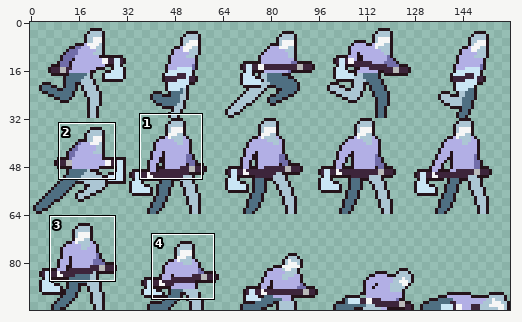
Two versions of one sprite sheet, assets/player10.png. The first picture is a wide view before the edit; the outline marks the close-up.
Close-up. Before:
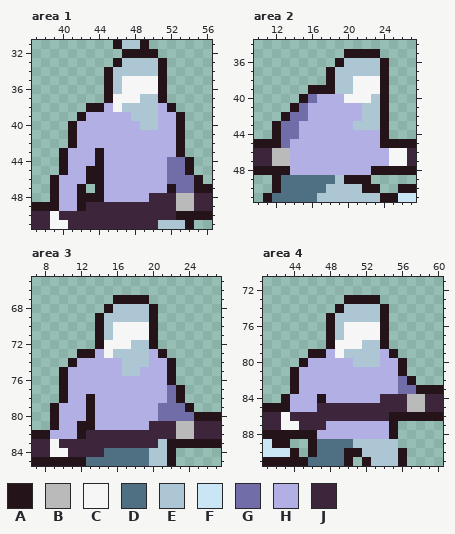
The file is 160x96 pixels. Shown: area 1: x 37..56, y 31..51; area 2: x 10..27, y 34..51; area 3: x 7..27, y 65..85; area 4: x 41..60, y 71..91. The commit also changed other parts of the picture, which this record leaves out.
Palette (. is transparent): A #25131a  B #bababa  C #f6f6f6  D #4f6f82  E #acc6d4  F #cae6f5  G #716da9  H #b2afe5  J #3d253b
The same view after the edit:
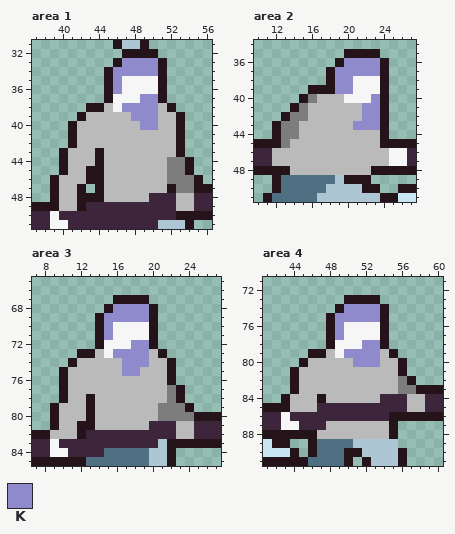
Colours new in this view: K #8e8acb
From old to new:
@@ palette @@
-G #716da9
+G #7d7d7d
--- area 1
@@ x 37..56 @@
 32 ..........AAAA......
-33 .........AEEEEA.....
-34 ........AEEEEEA.....
-35 ........AECCCCA.....
-36 ........AECCCCA.....
-37 ........ACCCEEA.....
-38 ......AAHCEEEEHA....
-39 .....AHHHHHEEEHHA...
-40 ....AHHHHHHHEEHHA...
-41 ....AHHHHHHHHHHHA...
-42 ....AHHHHHHHHHHHA...
-43 ...AHHHAHHHHHHHHA...
-44 ...AHHHAHHHHHHHGGA..
-45 ...AHHAAHHHHHHHGGA..
-46 ..AHHHAAHHHHHHHGGGA.
-47 ..AHHA.AHHHHHHHAGGAA
-48 ..AHHAAAHHHHHJJJBBJJ
-49 AAAHHAJJJJJJJJJJBBJJ
+33 .........AKKKKA.....
+34 ........AKKKKKA.....
+35 ........AKCCCCA.....
+36 ........AKCCCCA.....
+37 ........ACCCKKA.....
+38 ......AABCKKKKBA....
+39 .....ABBBBBKKKBBA...
+40 ....ABBBBBBBKKBBA...
+41 ....ABBBBBBBBBBBA...
+42 ....ABBBBBBBBBBBA...
+43 ...ABBBABBBBBBBBA...
+44 ...ABBBABBBBBBBGGA..
+45 ...ABBAABBBBBBBGGA..
+46 ..ABBBAABBBBBBBGGGA.
+47 ..ABBA.ABBBBBBBAGGAA
+48 ..ABBAAABBBBBJJJBBJJ
+49 AAABBAJJJJJJJJJJBBJJ
 50 JJCJJJJJJJJJJJJJAAAA
--- area 2
@@ x 10..27 @@
 35 ..........AAAA....
-36 .........AEEEEA...
-37 ........AEEEEEA...
-38 ........AEECCCA...
-39 ......AAAEECCCA...
-40 .....AGHHHCCCEA...
-41 ....AGHHHHHHEEA...
-42 ...AGGHHHHHHEEA...
-43 ..AGGHHHHHHEEEA...
-44 ..AGGHHHHHHHHHA...
-45 AAAGHHHHHHHHHHAAAA
-46 JJBBHHHHHHHHHHHCCJ
-47 JJBBHHHHHHHHHHHCCJ
-48 AAAAHHHHHHHHHAAAAA
+36 .........AKKKKA...
+37 ........AKKKKKA...
+38 ........AKKCCCA...
+39 ......AAAKKCCCA...
+40 .....AGBBBCCCKA...
+41 ....AGBBBBBBKKA...
+42 ...AGGBBBBBBKKA...
+43 ..AGGBBBBBBKKKA...
+44 ..AGGBBBBBBBBBA...
+45 AAAGBBBBBBBBBBAAAA
+46 JJBBBBBBBBBBBBBCCJ
+47 JJBBBBBBBBBBBBBCCJ
+48 AAAABBBBBBBBBAAAAA
 49 ..ADDDDDDEAAA.....
--- area 3
@@ x 7..27 @@
 67 .........AAAA........
-68 ........AEEEEA.......
-69 .......AEEEEEA.......
-70 .......AECCCCA.......
-71 .......AECCCCA.......
-72 .......ACCCEEA.......
-73 .....AAHCEEEEHA......
-74 ....AHHHHHEEEHHA.....
-75 ...AHHHHHHEEHHHA.....
-76 ...AHHHHHHHHHHHA.....
-77 ...AHHHHHHHHHHHGA....
-78 ...AHHAHHHHHHHHGA....
-79 ..AHHHAHHHHHHHGGGA...
-80 ..AHHHAHHHHHHHGGGGAAA
-81 ..AHHAAHHHHHHJJJBBJJJ
-82 AAHHHAJJJJJJJJJJBBJJJ
+68 ........AKKKKA.......
+69 .......AKKKKKA.......
+70 .......AKCCCCA.......
+71 .......AKCCCCA.......
+72 .......ACCCKKA.......
+73 .....AABCKKKKBA......
+74 ....ABBBBBKKKBBA.....
+75 ...ABBBBBBKKBBBA.....
+76 ...ABBBBBBBBBBBA.....
+77 ...ABBBBBBBBBBBGA....
+78 ...ABBABBBBBBBBGA....
+79 ..ABBBABBBBBBBGGGA...
+80 ..ABBBABBBBBBBGGGGAAA
+81 ..ABBAABBBBBBJJJBBJJJ
+82 AABBBAJJJJJJJJJJBBJJJ
 83 JJCJJJJJJJJJJJEAAAAAA
--- area 4
@@ x 41..60 @@
 73 .........AAAA.......
-74 ........AEEEEA......
-75 .......AEEEEEA......
-76 .......AECCCCA......
-77 .......AECCCCA......
-78 .......ACCCEEA......
-79 .....AAHCEEEEHA.....
-80 ....AHHHHHEEEHHA....
-81 ...AHHHHHHHHHHHA....
-82 ...AHHHHHHHHHHHGA...
-83 ...AHHHHHHHHHHHGGAAA
-84 ..AHHHAHHHHHHJJJBBJJ
-85 AAAHHHJJJJJJJJJJBBJJ
+74 ........AKKKKA......
+75 .......AKKKKKA......
+76 .......AKCCCCA......
+77 .......AKCCCCA......
+78 .......ACCCKKA......
+79 .....AABCKKKKBA.....
+80 ....ABBBBBKKKBBA....
+81 ...ABBBBBBBBBBBA....
+82 ...ABBBBBBBBBBBGA...
+83 ...ABBBBBBBBBBBGGAAA
+84 ..ABBBABBBBBBJJJBBJJ
+85 AAABBBJJJJJJJJJJBBJJ
 86 JJCJJJJJJJJJJJAAAAAA
-87 JJCCJJJHHHHHHHA.....
-88 AAAAAAHHHHHHHHA.....
+87 JJCCJJJBBBBBBBA.....
+88 AAAAAABBBBBBBBA.....
 89 FAA..ADDDDEEEEE.....
